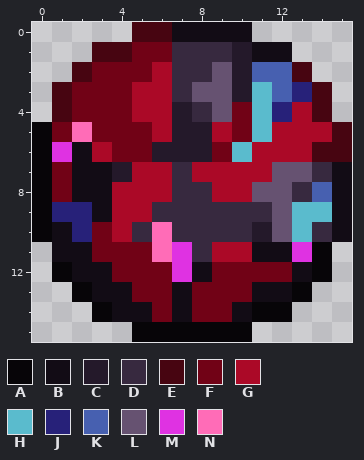
File history of a pixel-art sprite, precursorracekrakoth_arcanapatch/objects/atprk_relicseeker/atprk_planetpins/atprk_arcanaanimuspin.png. Above is the file before it was changed.
The file is 16x16 pixels. Colours within 5 levels of each other are drawn and written as one.
Palette (. is transparent): A #070508  B #120c15  C #24192a  D #37293f  E #470511  F #710216  G #ab0927  H #5abbcd  J #272179  K #4760b0  L #665271  M #df32e2  N #ff6cb7
Pixels before, first column x 0:
 0 .....EEBBBB.....
 1 ...EEFFDDDCBB...
 2 ..EFFFGDDLCKKE..
 3 .EFFFGGDLLCHKJE.
 4 .EFFFGGCDLFHJGE.
 5 AFNFFFGCCGFHGGGE
 6 AMBGFFCCCFHGGGEE
 7 AFBBCGGDGGGGLLDB
 8 AFBBGGGDDGGLLDKB
 9 AJJBGGDDDDDDLHHB
10 ABJFGDNDDDDCLHDB
11 .BBFFFNMDGGBBMA.
12 .ABBFFFMBFFFFBA.
13 ..ABBFFBFFFBBA..
14 ...ABBFBFFBAA...
15 .....AAAAAA.....
The result:
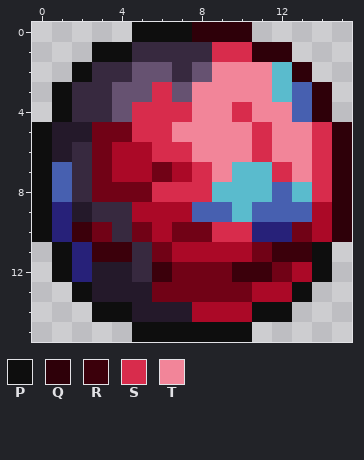
Colours new in this view: P #0e0e0e  Q #2e0009  R #3b000b  S #d82c4c  T #f28599
Diff:
Changed rows in their new state; - is an unchanged pixel.
first column x 0:
 0 -----PPPQQQ-----
 1 ---PPDD--SSQQ---
 2 --PDDLL-LTTTHQ--
 3 -PDDLLSLTTTTHKQ-
 4 -PDDLSSSTTSTTKQ-
 5 PCC--SSTTTTSTTSQ
 6 PCDFGGSSTTTSTTSQ
 7 PKDFG-FGSTHHSTSQ
 8 PKDFFFSSSHHHKHSQ
 9 P-CDD-GGKKHKKKGQ
10 PJR-DFGFFSSJJFGQ
11 -PJRRDFGG--FRRP-
12 -PJCCDRFF-RR-GP-
13 --PCCC-F---GGP--
14 ---PPCCCGGGPP---
15 -----PPPPPP-----
Boxes around the changes in both pictures, in picture pixels (x1, y1, x2, y2):
changed: (32, 22, 352, 342)
